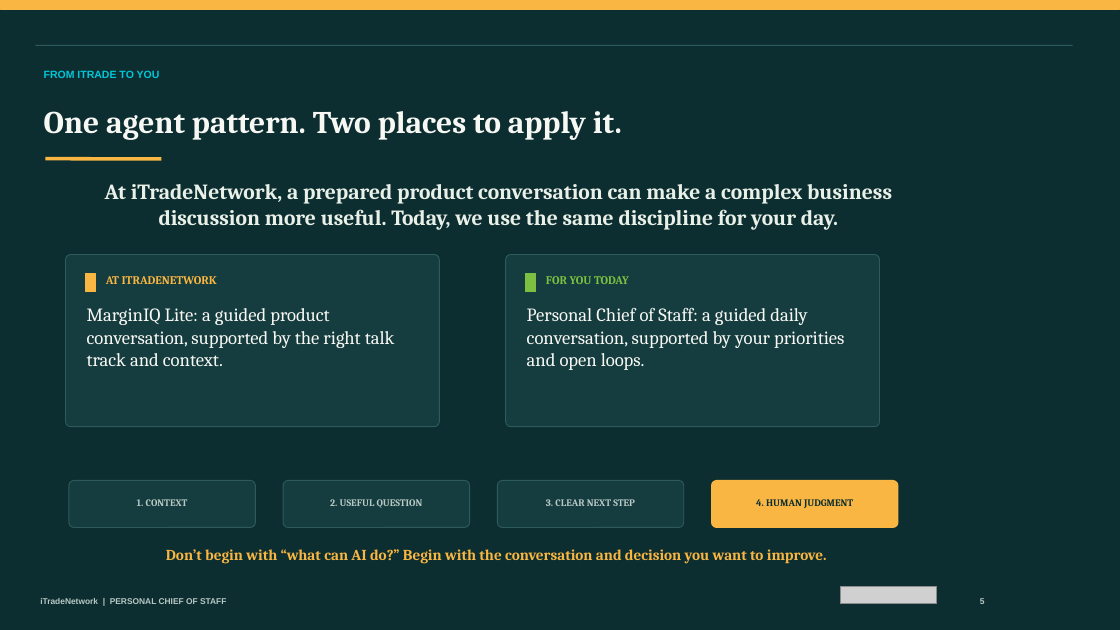
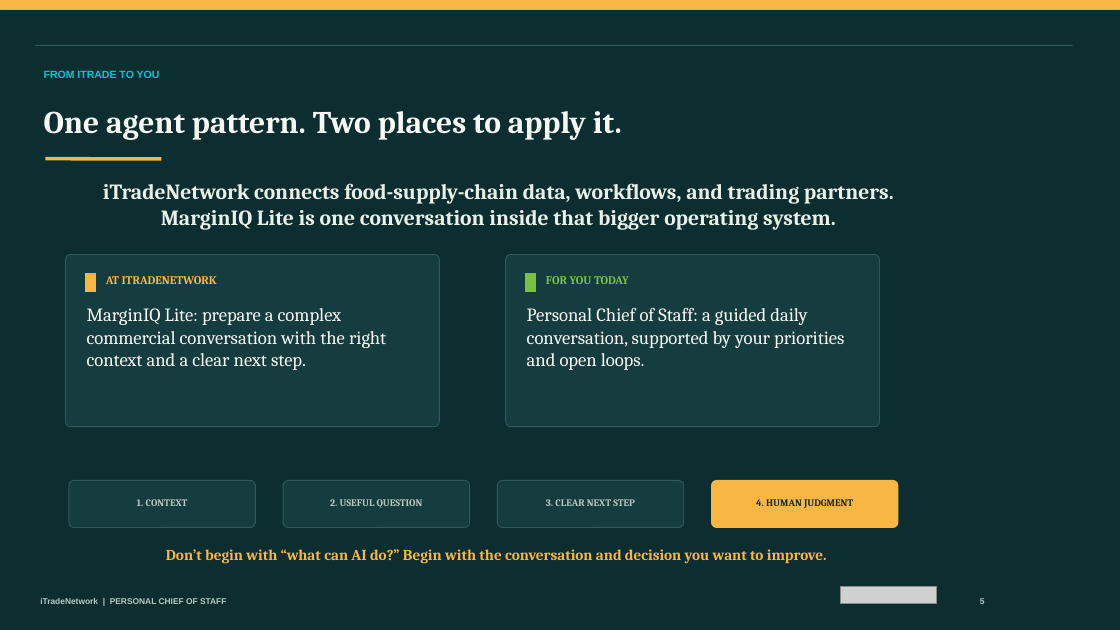
Before and after one commit to edenham-del/personal-cos-teach, a slide deck: slide 5 of COS-Workshop/IFMA-Personal-Chief-of-Staff-Live-Build.pptx. Drawn at 1120x630 pixels with LibreOffice and Linux fonts; fonts in the diff are those of the drawing; grey boxes stand for pictures. Boxes give left, top, right and bottom in pixels: in the first picture for what was removed or moved away, otherwise in the second. Text is boxed around its words. In the diff, an @@ line names an element or a change of style, - is before the commit and + after.

Commit message:
Clarify iTradeNetwork product story in workshop

```diff
--- a/COS-Workshop/IFMA-Personal-Chief-of-Staff-Live-Build.pptx
+++ b/COS-Workshop/IFMA-Personal-Chief-of-Staff-Live-Build.pptx
@@ text at (103,183,894,230): text changed @@
-At iTradeNetwork, a prepared product conversation can make a complex business discussion more useful. Today, we use the same discipline for your day.
+iTradeNetwork connects food-supply-chain data, workflows, and trading partners. MarginIQ Lite is one conversation inside that bigger operating system.
@@ text at (87,308,386,370): text changed @@
-MarginIQ Lite: a guided product conversation, supported by the right talk track and context.
+MarginIQ Lite: prepare a complex commercial conversation with the right context and a clear next step.
```
Also in this commit, not shown: 1 other file.
